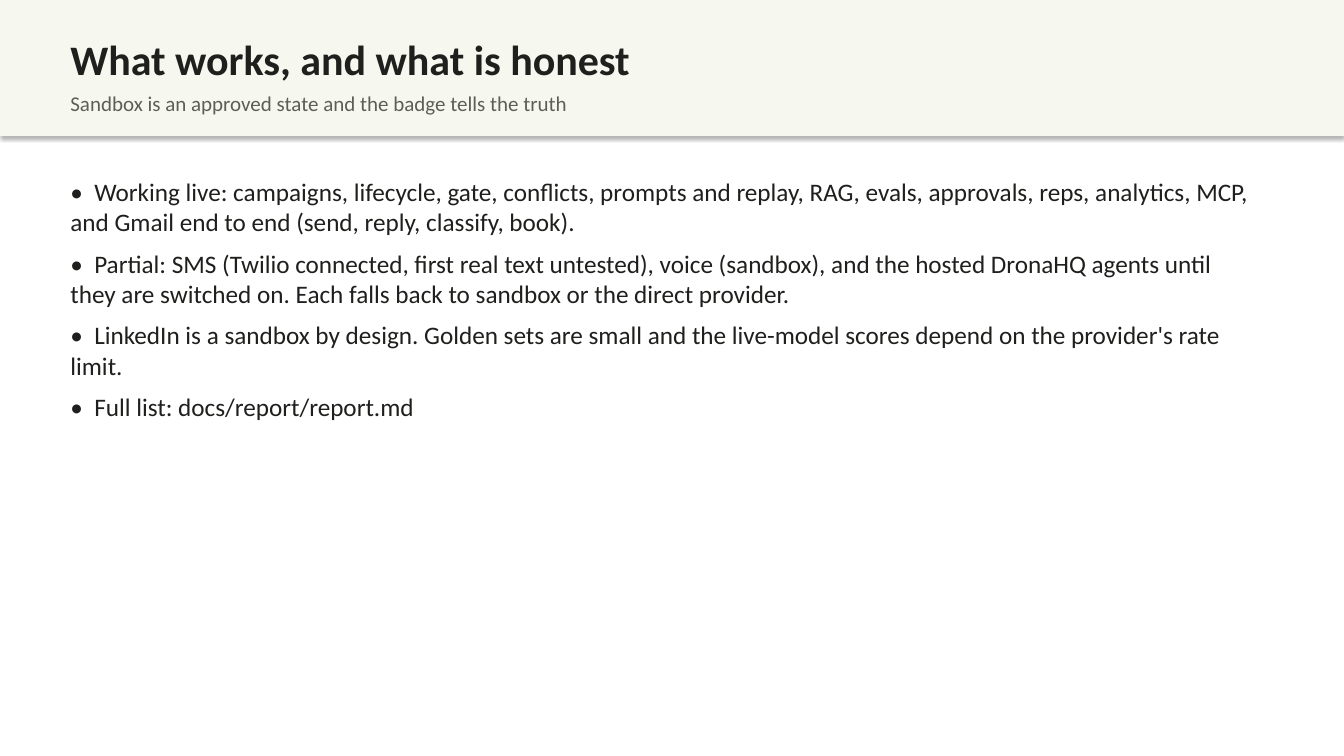
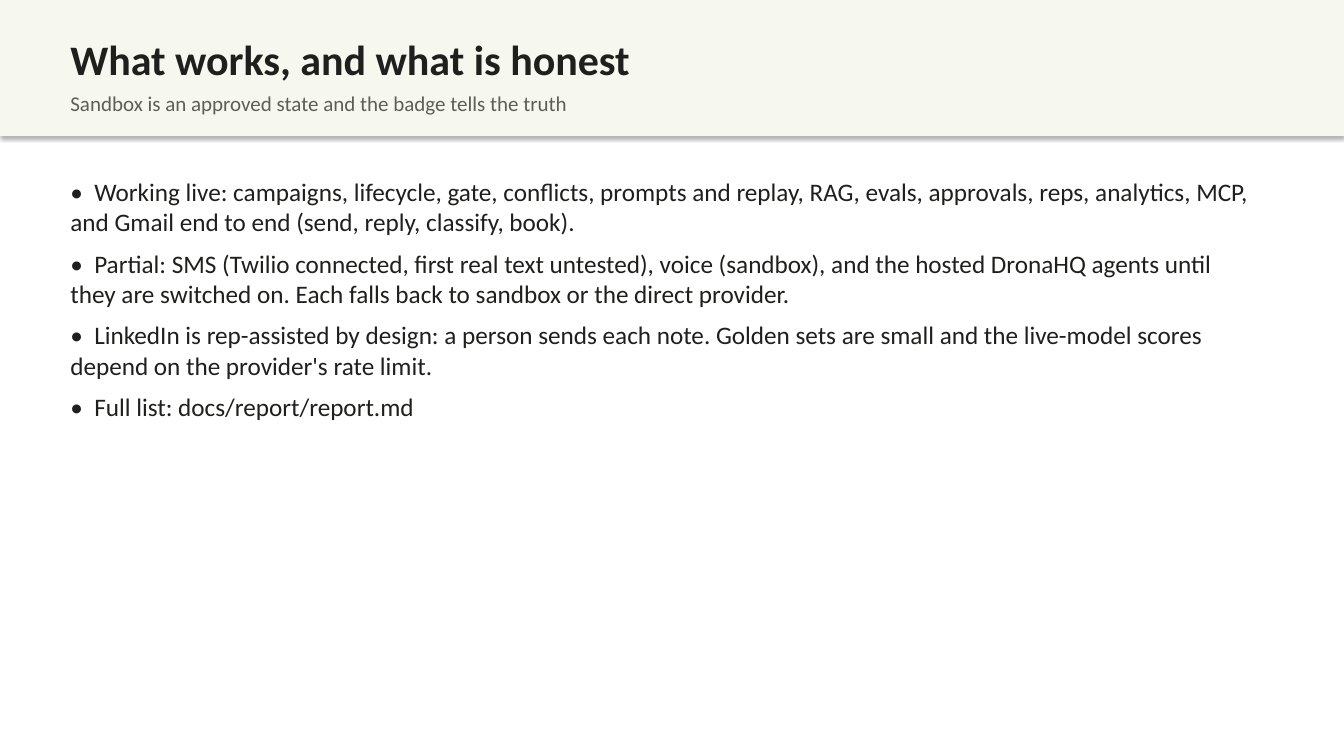
Before and after one commit to kiranG18/Buildathon-2026, a slide deck: slide 13 of docs/deck/Cadence.pptx. Drawn at 1344x756 pixels with LibreOffice and Linux fonts; fonts in the diff are those of the drawing. Boxes give left, top, right and bottom in pixels: in the first picture for what was removed or moved away, otherwise in the second. Text is boxed around its words. In the diff, an @@ line names an element or a change of style, - is before the commit and + after.

```diff
--- a/docs/deck/Cadence.pptx
+++ b/docs/deck/Cadence.pptx
@@ text at box(70, 326, 1201, 379): text changed @@
-• LinkedIn is a sandbox by design. Golden sets are small and the live-model scores depend on the provider's rate limit.
+• LinkedIn is rep-assisted by design: a person sends each note. Golden sets are small and the live-model scores depend on the provider's rate limit.
```
Also in this commit, not shown: 1 other slide changed, 13 other files.
